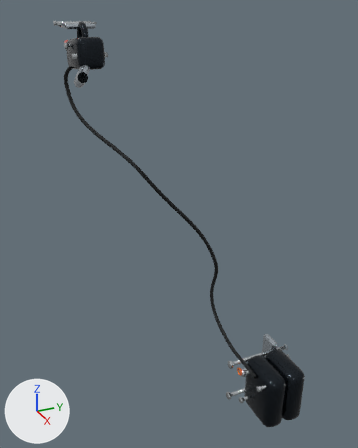
One commit to the FBX model Assets/Resources/Models/Bicycle/Modules/brake_front_LOD0.fbx: the scene before it, then after it.
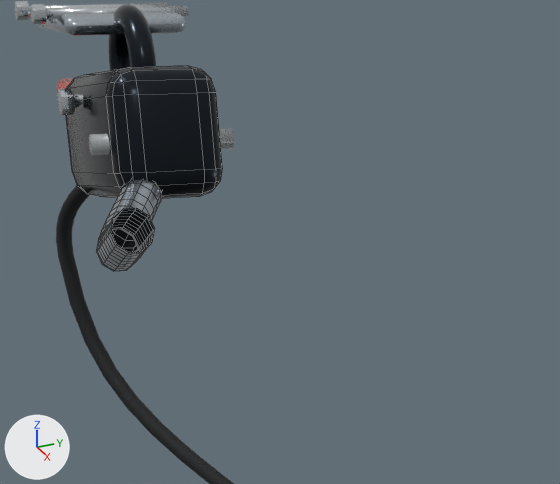
Old and new are each drawn whole from a camera (50 mm lens) standing at (0.95, -0.41, 1.001) and looking at (0.366, -0.147, 0.709) and again close up on the part from 14% to 53% of the width and 5% to 31% of the height. Lighting does not change. The marker at lower left points along +X, +Y and +Z. The last two pictures show the newer version. The close-ups show mesh edges as thin lines. Where no turn or scale is listed for an object, it has been applied to the vertices.

Before the edit, the objects in view are built like this:
```python
me_mm_brake_front_hosecurve = bpy.data.meshes.new('MM_brake_front_hoseCurve')
me_mm_brake_front_hosecurve.from_pydata(...)  # 730 vertices, 720 faces; spans x 0.227..0.487, y -0.263..-0.079, z 0.503..0.932
me_mm_brake_front_hosecurve.materials.append(mat_mm_tyre_rubber)  # black #121618
me_mm_brake_front_lever_bladecurve = bpy.data.meshes.new('MM_brake_front_lever_bladeCurve')
me_mm_brake_front_lever_bladecurve.from_pydata(...)  # 250 vertices, 240 faces; spans x 0.3063..0.3916, y -0.2804..-0.2399, z 0.904..0.9352
me_mm_brake_front_lever_bladecurve.materials.append(mat_mm_machined_aluminium)  # light grey #bcc5cd
me_环体_035 = bpy.data.meshes.new('环体.035')
me_环体_035.from_pydata(...)  # a torus around y (ring radius 0.014, tube radius 0.004) spanning x -0.018..0.018, y -0.004..0.004, z -0.018..0.018
me_环体_035.materials.append(mat_mm_black_anodized)  # dark grey #242b31
ob_mm_brake_front_hose = bpy.data.objects.new('MM_brake_front_hose', me_mm_brake_front_hosecurve)
ob_mm_brake_front_hose.location = (0.0, 0.0, 0.0)
ob_mm_brake_front_lever_blade = bpy.data.objects.new('MM_brake_front_lever_blade', me_mm_brake_front_lever_bladecurve)
ob_mm_brake_front_lever_blade.location = (0.0, 0.0, 0.0)
ob_mm_brake_front_lever_clamp = bpy.data.objects.new('MM_brake_front_lever_clamp', me_环体_035)
ob_mm_brake_front_lever_clamp.location = (0.285, -0.245, 0.955)
# also in view: 'MM_brake_front_reservoir_cap' at (0.258, -0.245, 0.967); 'MM_brake_front_reservoir_cap_bolt_2' at (0.27, -0.247, 0.97); 'MM_brake_front_lever_body' at (0.29, -0.245, 0.935); 'MM_brake_front_lever_pivot' at (0.315, -0.245, 0.935)
```
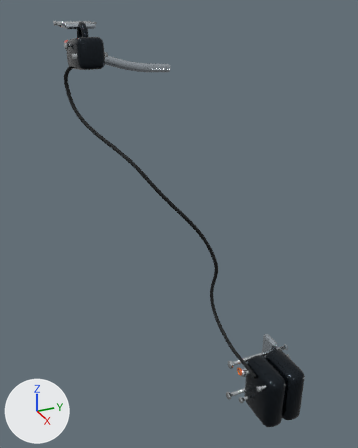
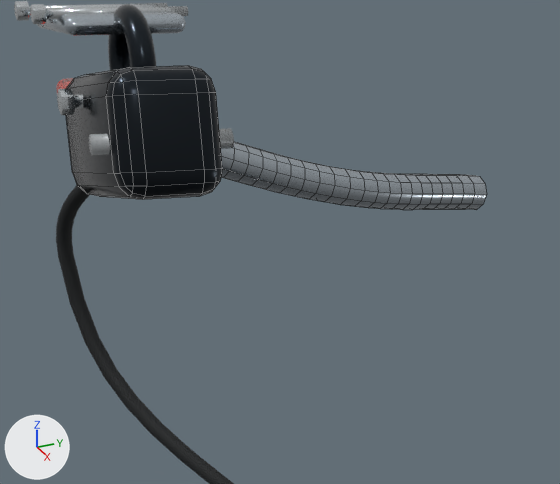
The change in detail:
me_mm_brake_front_lever_bladecurve is used by ob_mm_brake_front_lever_blade; location (0.0, 0.0, 0.0).
me_mm_brake_front_lever_bladecurve had 250 vertices, 240 faces and spanned x 0.3063..0.3916, y -0.2804..-0.2399, z 0.904..0.9352.
me_mm_brake_front_lever_bladecurve now has 250 vertices, 240 faces and spans x 0.2605..0.3158, y -0.2472..-0.1176, z 0.9023..0.9405.
me_mm_brake_front_lever_bladecurve part 1: 250 of 250 vertices moved; they spanned x 0.3063..0.3916, y -0.2804..-0.2399, z 0.904..0.9352 and now span x 0.2605..0.3158, y -0.2472..-0.1176, z 0.9023..0.9405; mean shift (-0.0592, 0.0839, 0.0019).

What differs and where, as boxes (x1, y1, x2, y2) in the close-ups (560 x 484 px):
'MM_brake_front_lever_blade', reshaped: before (96, 179, 162, 271); after (221, 142, 487, 210)
